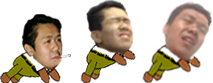
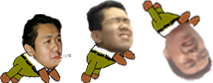
Before/after of a 213 × 83 layered artwork. What changed in the layer stack:
painted on "图层 28" over [141, 0, 213, 83]
removed layer "图层 29" over [142, 42, 202, 83]
